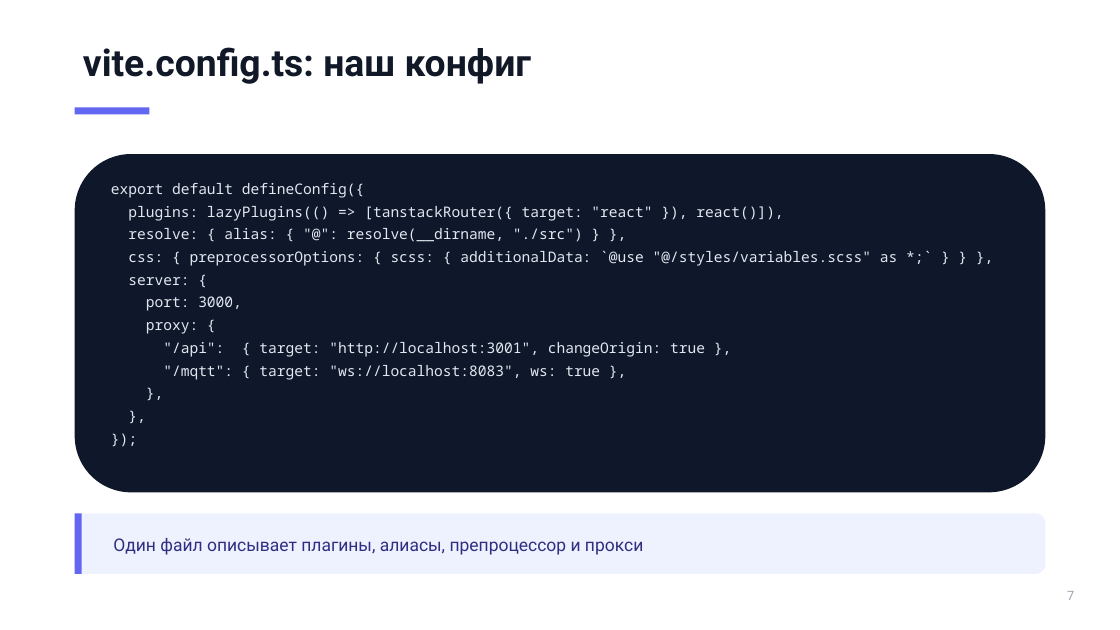
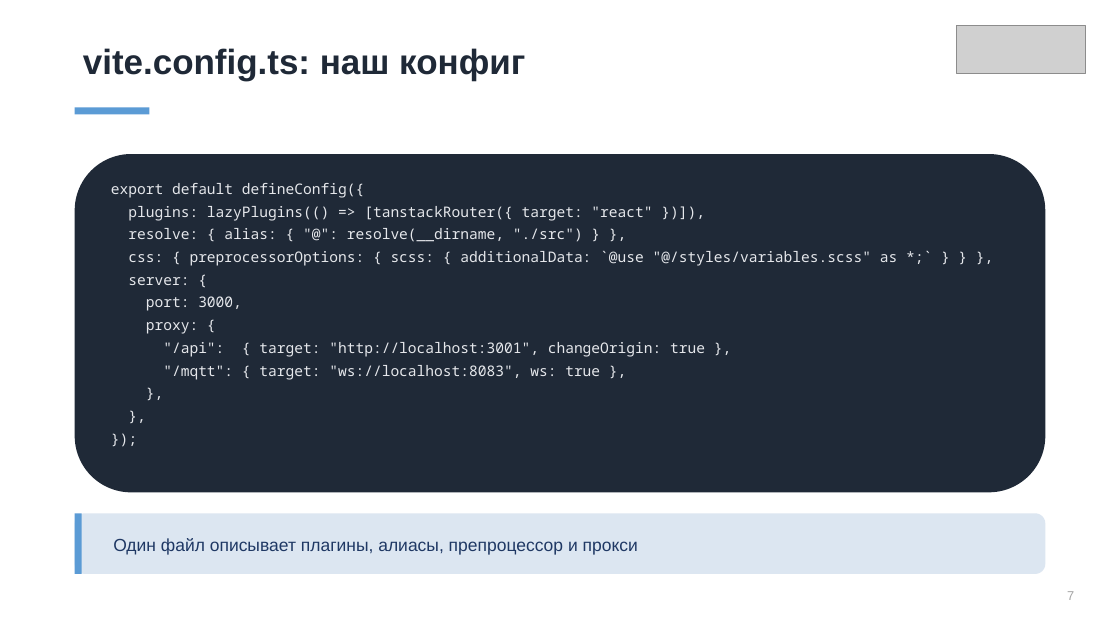
Before and after one commit to ErnandesDaniel/mephi-higher-engineering-school-lectures, a slide deck: slide 7 of lecture-1/modern-frontend-tooling.pptx. Drawn at 1120x630 pixels with LibreOffice and Linux fonts; fonts in the diff are those of the drawing; grey boxes stand for pictures. Boxes give left, top, right and bottom in pixels: in the first picture for what was removed or moved away, otherwise in the second. Text is boxed around its words. In the diff, an @@ line names an element or a change of style, - is before the commit and + after.

Commit message:
style: redo deck with template theme (Office/Arial) and template images

```diff
--- a/lecture-1/modern-frontend-tooling.pptx
+++ b/lecture-1/modern-frontend-tooling.pptx
@@ picture added at [957, 26, 1086, 74] @@
@@ text "vite.config.ts: наш конфиг" at [83, 48, 525, 80]: size 32 to 30 pt, font Roboto to Arial, text colour #111827 to #1F2937 @@
@@ rectangle at [75, 108, 150, 114]: fill #6366F1 to #5B9BD5 @@
@@ rounded rectangle at [75, 154, 1046, 492]: fill #0F172A to #1F2937 @@
@@ text at [111, 183, 897, 380]: text colour #E2E8F0 to #E5E7EB in "export default defineConfig({", "resolve: { alias: { "@": resolve(__dirname, "./src") ...", "css: { preprocessorOptions: { scss: { additionalData: ...", "server: {" and 7 more places @@
@@ text at [128, 206, 652, 221]: text changed; text colour #E2E8F0 to #E5E7EB @@
-plugins: lazyPlugins(() => [tanstackRouter({ target: "react" }), react()]),
+plugins: lazyPlugins(() => [tanstackRouter({ target: "react" })]),
@@ rectangle at [75, 513, 82, 574]: fill #6366F1 to #5B9BD5 @@
@@ rounded rectangle at [75, 513, 1046, 574]: fill #EEF2FF to #DCE6F1 @@
@@ text "Один файл описывает плагины, алиасы, ..." at [113, 538, 638, 555]: font Roboto to Arial, text colour #312E81 to #1F3864 @@
```
Also in this commit, not shown: 39 other slides changed, 1 other file.
